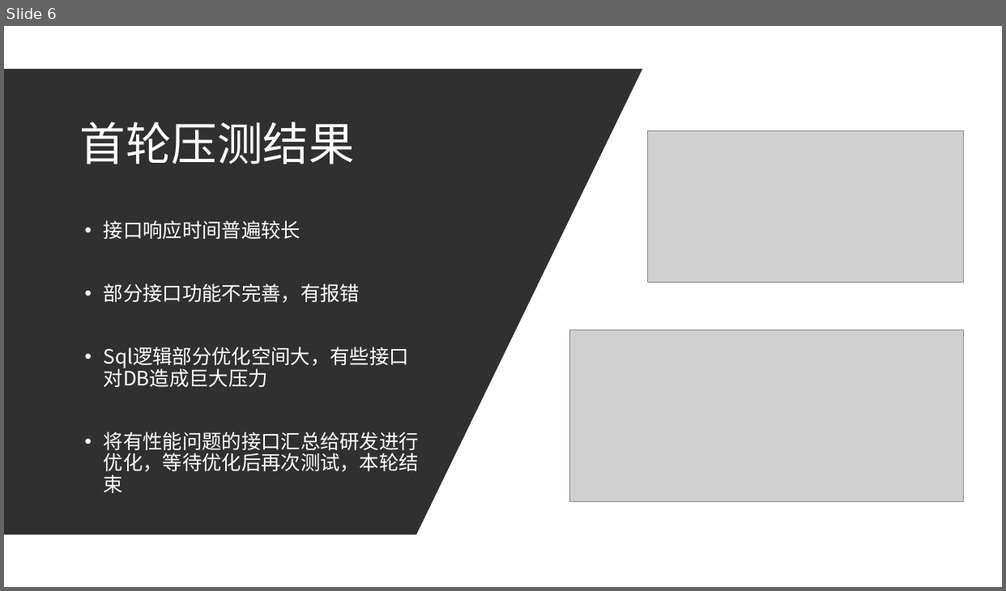
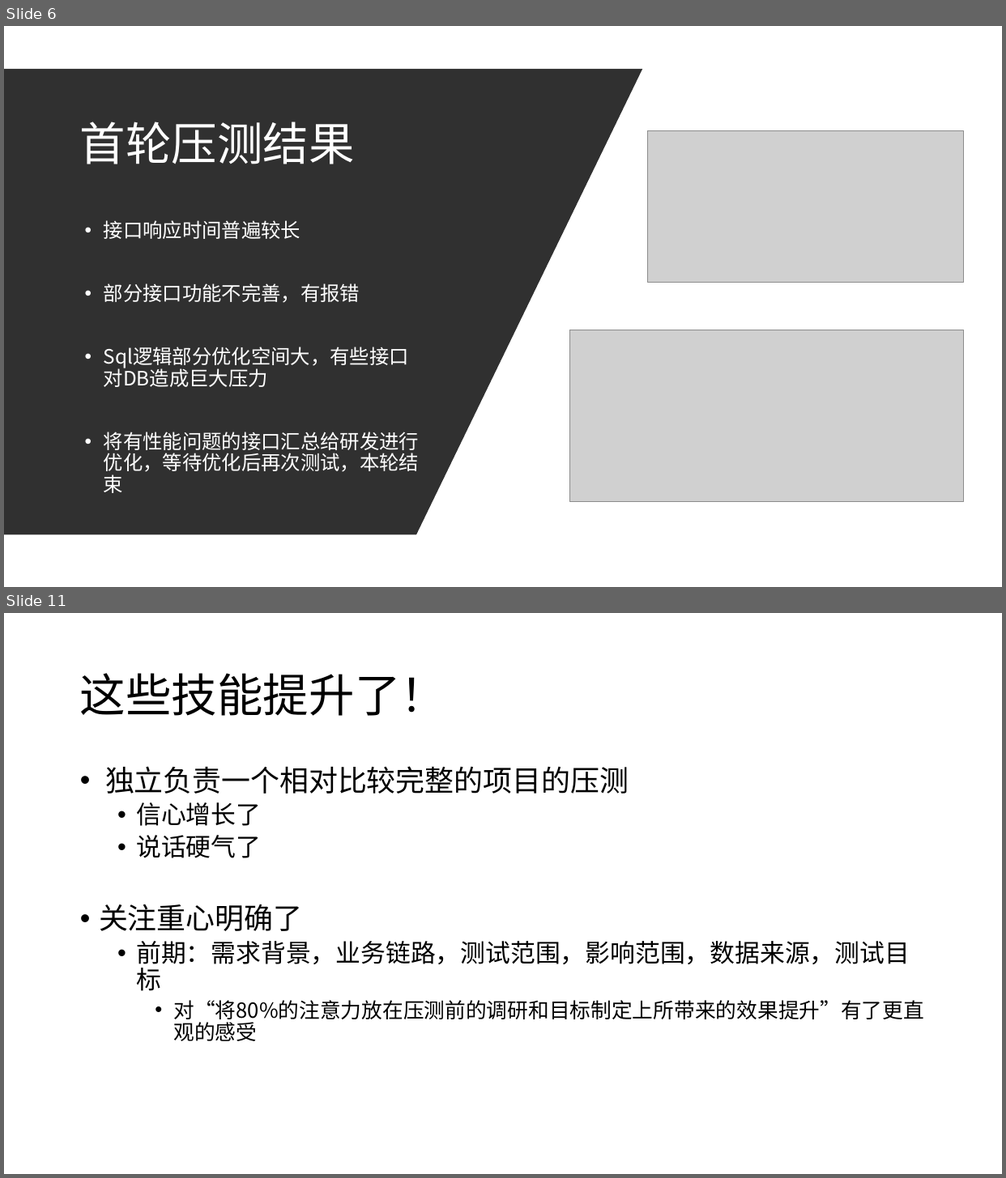
Before and after one commit to Rexixe1993/-, a slide deck: D99压测分享会.pptx. Shown one above the other, each under a label of ours: slide 6 before the commit, slides 6 and 11 after it; the slides between them are not shown. The pictures are 1006x591 and 1006x1178 pixels, drawn with LibreOffice and Linux fonts; fonts in the diff are those of the drawing; grey boxes stand for pictures. Boxes give left, top, right and bottom in pixels: in the first picture for what was removed or moved away, otherwise in the second. Text is boxed around its words. In the diff, an @@ line names an element or a change of style, - is before the commit and + after.

```diff
--- a/D99压测分享会.pptx
+++ b/D99压测分享会.pptx
@@ slide 11 added at (4, 613, 1002, 1174), background #FFFFFF @@
@@ title added at (80, 673, 446, 716), 44 pt, text #000000 @@
+这些技能提升了！
@@ text added at (99, 766, 924, 1041), 24 pt, text #000000 @@
+• 独立负责一个相对比较完整的项目的压测
+  • 信心增长了
+  • 说话硬气了
+• 关注重心明确了
+  • 前期：需求背景，业务链路，测试范围，影响范围，数据来源，测试目标
+    • 对“将80%的注意力放在压测前的调研和目标制定上所带来的效果提升”有了更直观的感受
```
Also in this commit, not shown: 3 slides changed, 6 other slides added, 1 slide removed.
